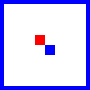
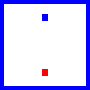
Before/after of a 90 x 90 layered artwork. What changed in the layer stack:
added layer "HOLES" above "WALL" over [35, 14, 55, 76]
renamed "Board1" to "HUB", hid it, moved it above "COMING SOON" over [35, 15, 55, 75]
